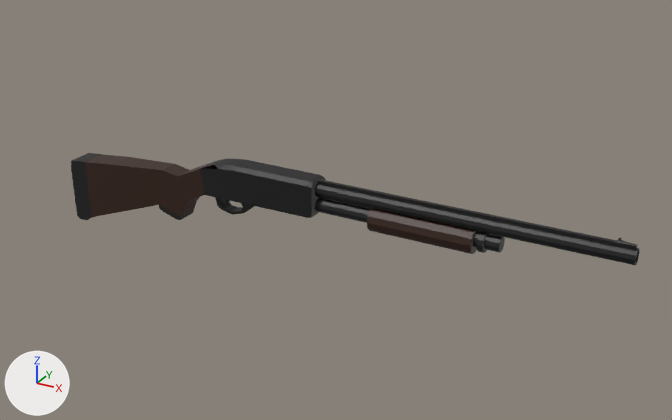
The FBX model Assets/model/Gun/ShotGun.fbx: old version first, new version second.
Rendered twice from a 50 mm camera at (21.2, -32.6, 16.4) aimed at (3.2, 0.1, 0.0). Arrows for +X, +Y and +Z are at lower left; the lights stay in place. The picture after the commit comes second. Where no turn or scale is listed for an object, it has been applied to the vertices. Vertices at exactly the same position are counted once.

Objects in the first picture: 'ForeEnd', 'ShotGun'.
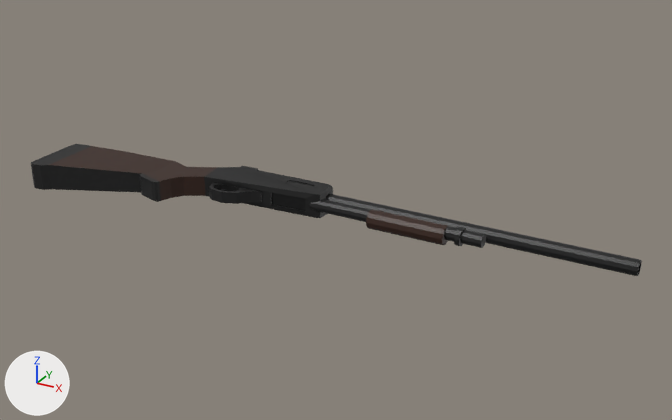
Where the newer file only moved an object's origin or applied its transform, the numbers keep the older frame.

Boxes [x1, y1, x2, y2] around the edits, measured in the pictures (672 x 420 px):
'ShotGun', deleted
    before: [71, 153, 640, 265]
    faces in mat_gunbody_material (black #141414): [71, 153, 640, 265]
    faces in mat_gunsubbody_material (brown #331a0d): [85, 154, 214, 218]
'ShotGun.003', added
    after: [31, 144, 642, 276]
    faces in mat_gunbody_material (black #141414): [31, 144, 642, 276]
    faces in mat_gunsubbody_material (brown #331a0d): [50, 146, 218, 201]
    faces in mat_gunhole_material (black #000000): [272, 193, 639, 269]
'ForeEnd', moved, turned, rescaled
    before: [367, 208, 477, 254]
    after: [366, 210, 448, 245]

The change, as a list of edits to the scene's bpy script:
```text
Change me_円柱_003:
    used by ob_foreend; location = (7.4, 0.0, 0.06)
    remove me_円柱_003.from_pydata(...)  # 24 vertices, 14 faces; spans x -2.33..2.33, y -0.56..0.56, z -0.56..0.56
    add me_円柱_003.from_pydata(...)  # 24 vertices, 14 faces; spans x -2.52..0.98, y -0.26..0.58, z -0.56..0.27
    me_円柱_003 part 1: the whole mesh is turned 180 degrees about the x axis through its middle and scaled by 0.752, then moved by (-0.77, 0.16, -0.15)
Add me_円柱_004:
    me_円柱_004.from_pydata(...)  # 311 vertices, 205 faces; spans x -11.6..16.1, y -3.3..1.5, z -0.7..0.7
    # faces by material slot: [18, 185, 2]
    me_円柱_004.materials.append(mat_gunsubbody_material)  # brown #331a0d
    me_円柱_004.materials.append(mat_gunbody_material)  # black #141414
    me_円柱_004.materials.append(mat_gunhole_material)  # black #000000
Remove ob_shotgun:
    ob_shotgun = bpy.data.objects.new('ShotGun', me_円柱_007)
    ob_shotgun.location = (0.0, 0.0, 0.0)
Add ob_shotgun_003:
    ob_shotgun_003 = bpy.data.objects.new('ShotGun.003', me_円柱_004)
    ob_shotgun_003.location = (0.0, 0.0, 0.0)
```
